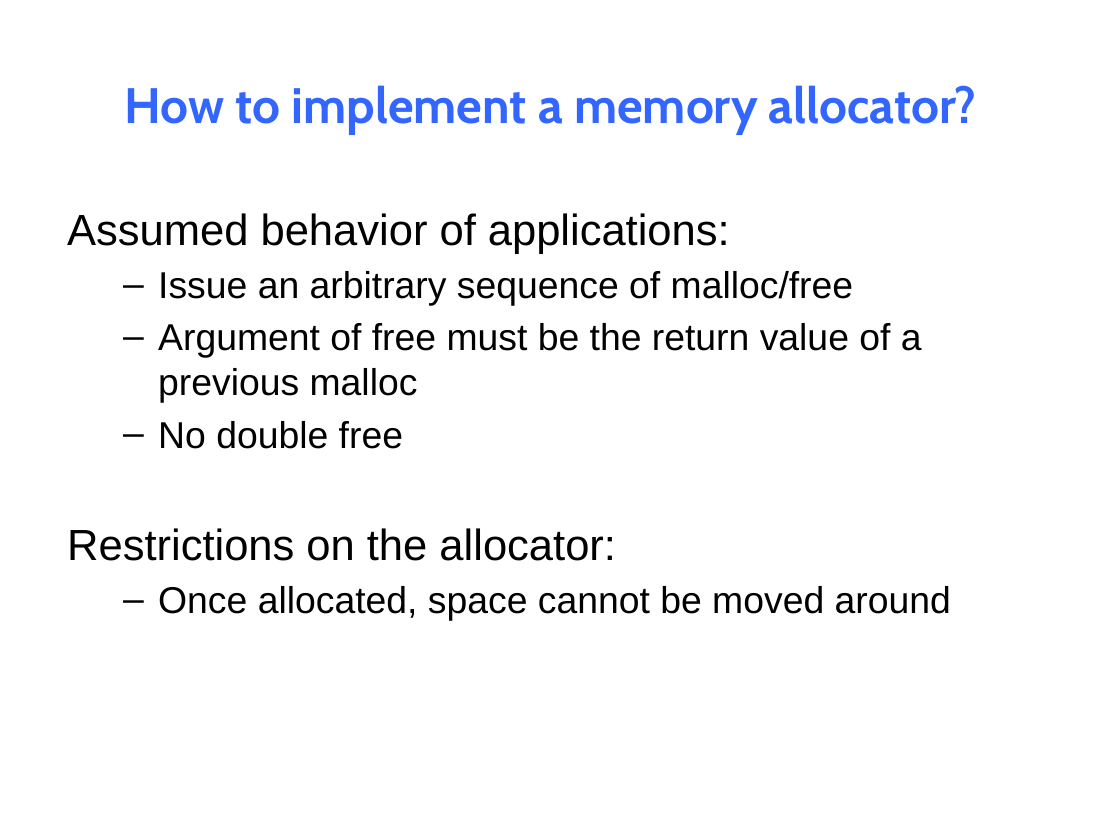
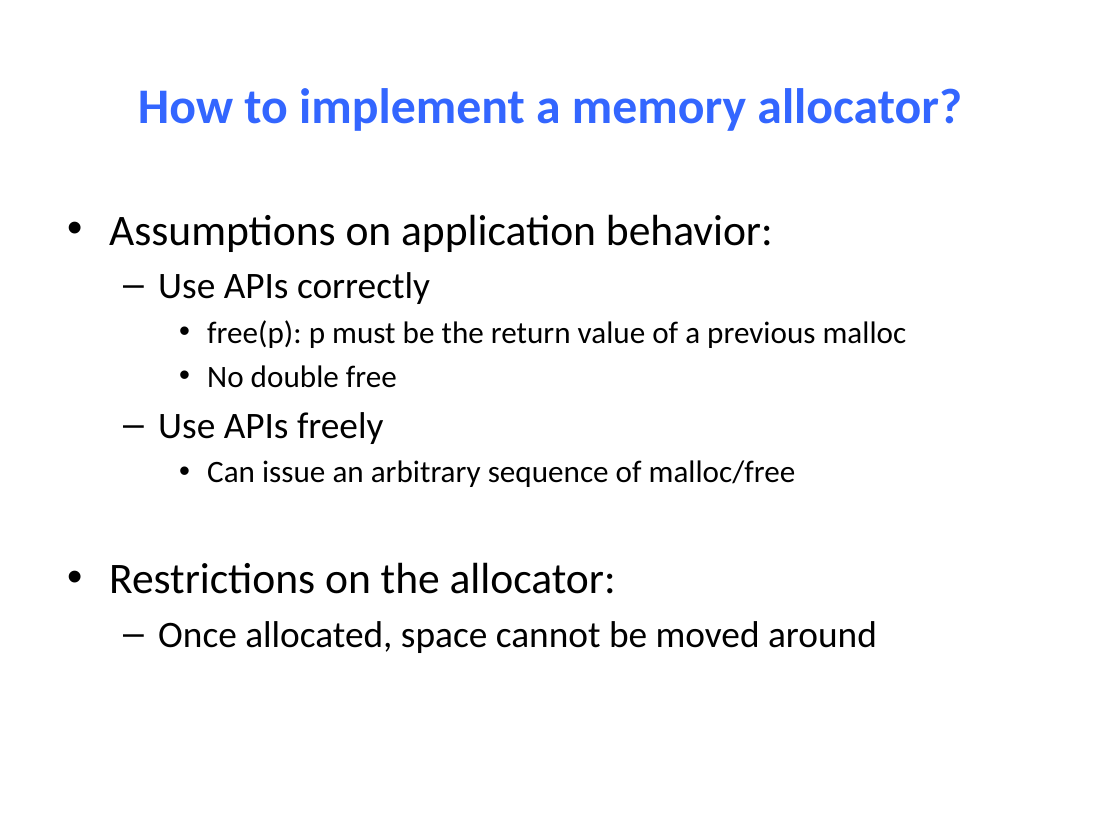
Before and after one commit to NYU-CSO/nyu-cso.github.io, a slide deck: slide 15 of notes/14-Dynamic_Allocator.pptx (slide 13 before the commit). Drawn at 1120x840 pixels with LibreOffice and Linux fonts; fonts in the diff are those of the drawing. Boxes give left, top, right and bottom in pixels: in the first picture for what was removed or moved away, otherwise in the second. Text is boxed around its words. In the diff, an @@ line names an element or a change of style, - is before the commit and + after.

```diff
--- a/notes/14-Dynamic_Allocator.pptx
+++ b/notes/14-Dynamic_Allocator.pptx
@@ title "How to implement a memory ..." at (138, 88, 962, 131): font Cabin to Calibri @@
@@ text at (109, 214, 907, 348): text changed; size 24 to 20 pt; font Arial to Calibri @@
-Assumed behavior of applications:
-  – Issue an arbitrary sequence of malloc/free
-  – Argument of free must be the return value of a previous malloc
+• Assumptions on application behavior:
+  – Use APIs correctly
+    • free(p): p must be the return value of a previous malloc
@@ text at (109, 365, 877, 653): size 24 to 20 pt in "No double free"; font Arial to Calibri in "No double free", "Restrictions on the allocator:", "Once allocated, space cannot be moved around"; bullet – to •; list level 2 to 3 in "No double free"; bullet none to • @@
@@ text at (158, 412, 796, 487): paragraphs added @@
+  – Use APIs freely
+    • Can issue an arbitrary sequence of malloc/free
```
Also in this commit, not shown: 51 other slides changed, 29 slides added, 10 slides removed, 1 other file.
